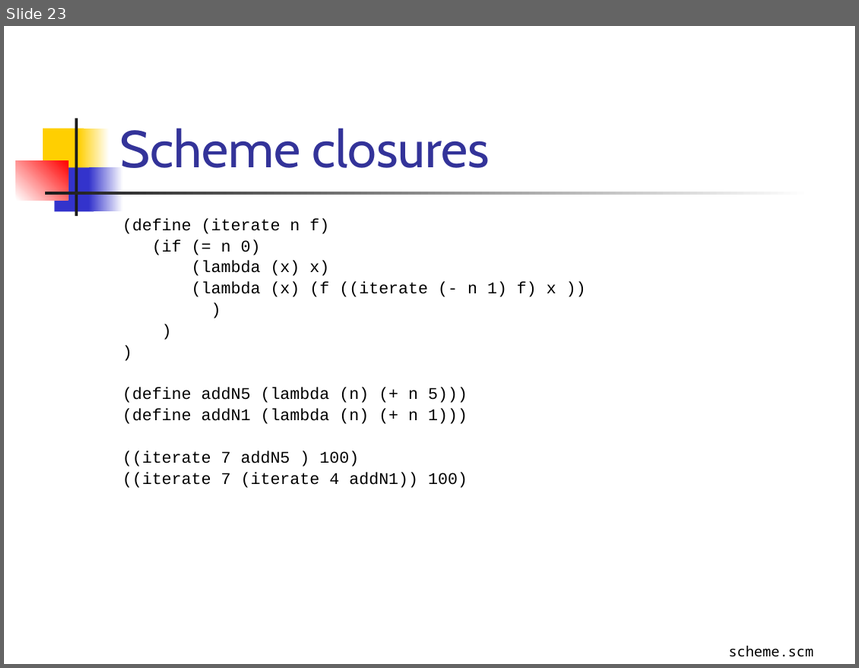
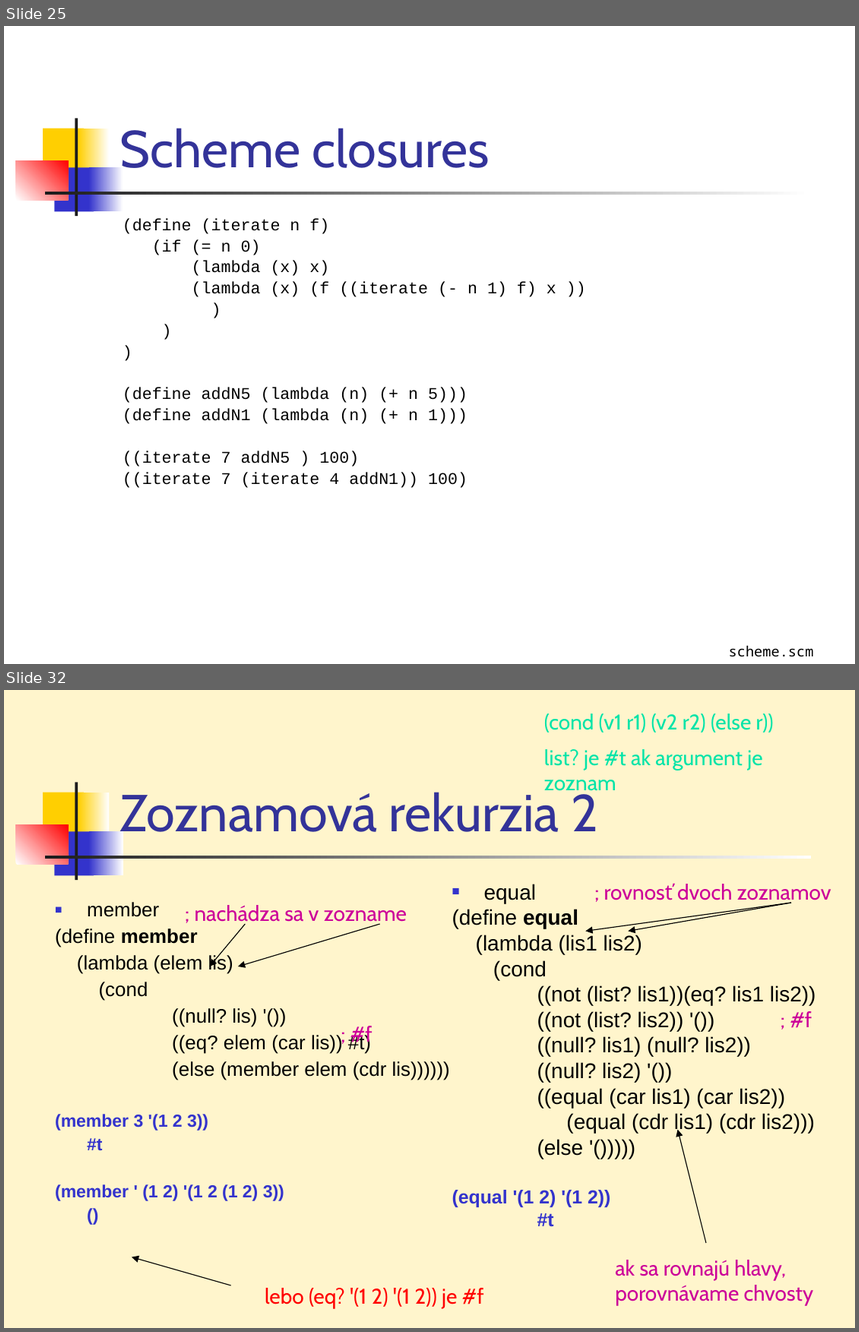
Before and after one commit to Funkcionalne/Prednasky, a slide deck: 01/01_fpro.ppt. Shown one above the other, each under a label of ours: slide 23 before the commit, slides 25 and 32 after it; the slides between them are not shown. The pictures are 859x668 and 859x1332 pixels, drawn with LibreOffice and Linux fonts; fonts in the diff are those of the drawing. Boxes give left, top, right and bottom in pixels: in the first picture for what was removed or moved away, otherwise in the second. Text is boxed around its words. In the diff, an @@ line names an element or a change of style, - is before the commit and + after.

```diff
--- a/01/01_fpro.ppt
+++ b/01/01_fpro.ppt
@@ slide 32 added at <box>4,690,855,1328</box>, background #FFF5CC; not listed: 7 template elements that a slide beside it also shows @@
@@ text added at <box>544,714,774,733</box>, 18 pt, text #00E4A8 @@
+(cond (v1 r1) (v2 r2) (else r))
@@ text added at <box>544,749,762,796</box>, 18 pt, text #00E4A8 @@
+list? je #t ak argument je zoznam
@@ title added at <box>120,787,598,843</box>, 44 pt, text #333399 @@
+Zoznamová rekurzia 2
@@ text added at <box>452,884,816,1227</box>, 18 pt, text #000000 @@
+■ equal
+(define equal
+(lambda (lis1 lis2)
+(cond
+((not (list? lis1))(eq? lis1 lis2))
+((not (list? lis2)) '())
+((null? lis1) (null? lis2))
+((null? lis2) '())
+((equal (car lis1) (car lis2))
+(equal (cdr lis1) (cdr lis2)))
+(else '()))))
+(equal '(1 2) '(1 2))
+#t
@@ text added at <box>677,884,832,904</box>, 18 pt, text #CC0099 @@
+; rovnosť dvoch zoznamov
@@ text added at <box>55,902,450,1201</box>, 16.6 pt, text #000000 @@
+■ member
+(define member
+(lambda (elem lis)
+(cond
+((null? lis) '())
+((eq? elem (car lis)) #t)
+(else (member elem (cdr lis))))))
+(member 3 '(1 2 3))
+#t
+(member ' (1 2) '(1 2 (1 2) 3))
+()
@@ text added at <box>195,905,407,926</box>, 18 pt, text #CC0099 @@
+; nachádza sa v zozname
@@ arrow added from (791, 903) to (585, 931), #000000 0.74 pt @@
@@ arrow added from (791, 903) to (628, 931), #000000 0.74 pt @@
@@ arrow added from (245, 924) to (210, 967), #000000 0.74 pt @@
@@ arrow added from (380, 924) to (238, 967), #000000 0.74 pt @@
@@ text added at <box>351,1026,373,1046</box>, 18 pt, text #CC0099 @@
+; #f
@@ text added at <box>790,1011,812,1028</box>, 18 pt, text #CC0099 @@
+; #f
@@ arrow added from (706, 1243) to (678, 1130), #000000 0.74 pt @@
@@ arrow added from (231, 1286) to (132, 1258), #000000 0.74 pt @@
@@ text added at <box>615,1260,814,1306</box>, 18 pt, text #CC0099 @@
+ak sa rovnajú hlavy,
+porovnávame chvosty
@@ text added at <box>265,1288,484,1309</box>, 18 pt, text #FF0000 @@
+lebo (eq? '(1 2) '(1 2)) je #f
@@ what was slide 23 is now slide 25 @@
```
Also in this commit, not shown: 2 slides changed, 16 other slides added, 1 other file.
